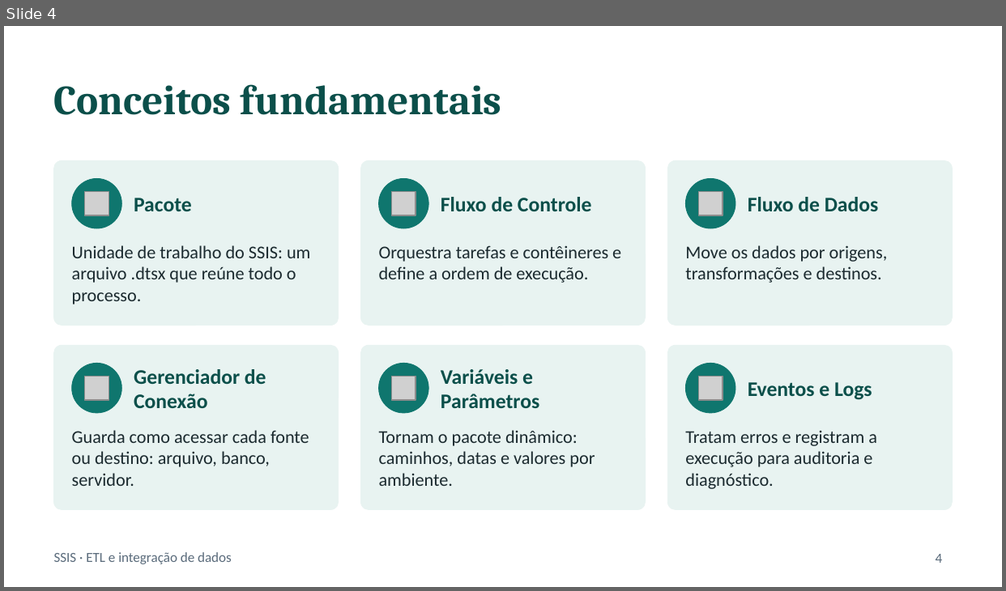
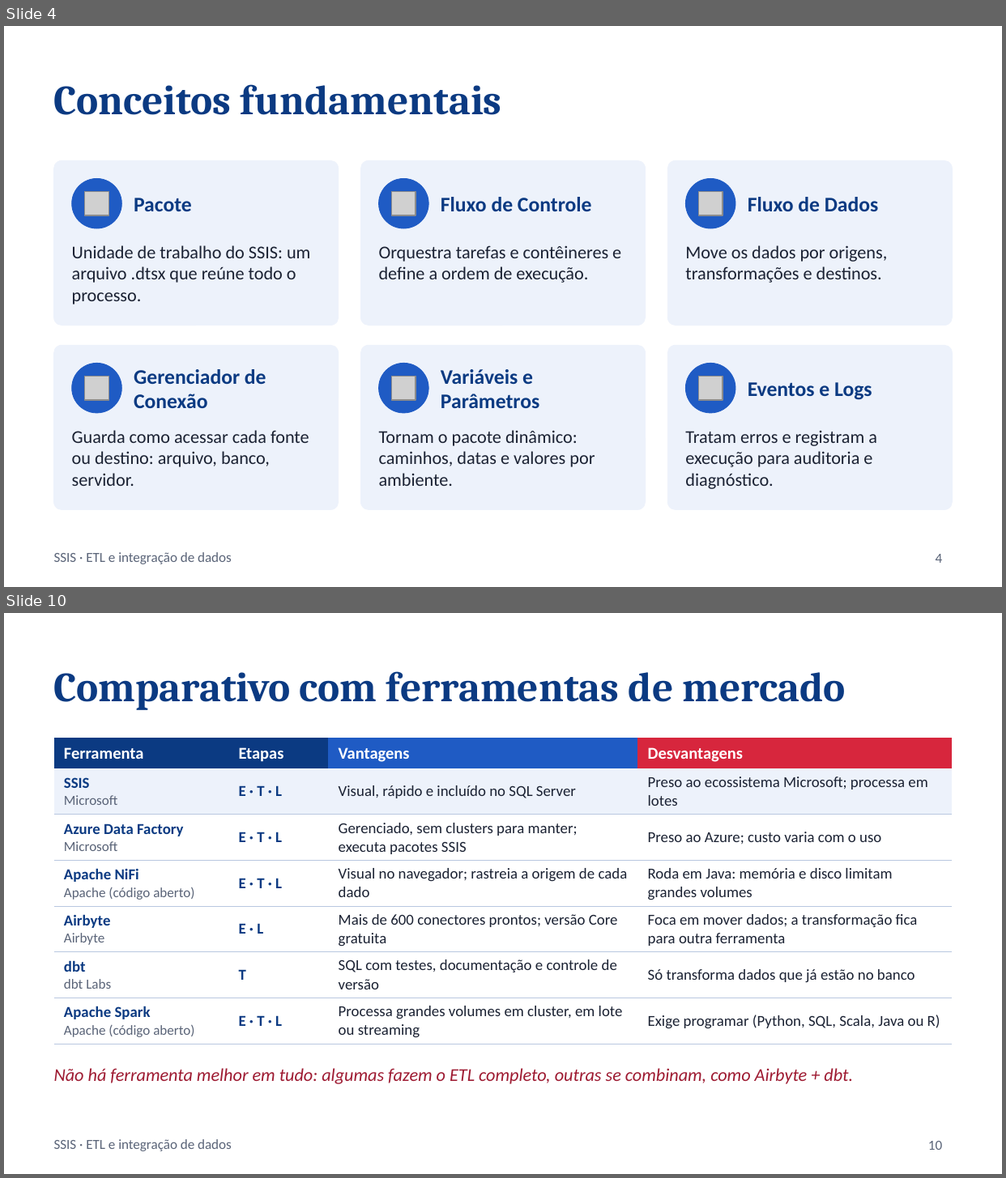
Before and after one commit to Yahnfs/Projeto-de-Analise-e-Fluxo-de-Dados-OLAP-e-ETL, a slide deck: Seminario_SSIS.pptx. Shown one above the other, each under a label of ours: slide 4 before the commit, slides 4 and 10 after it; the slides between them are not shown. The pictures are 1006x591 and 1006x1178 pixels, drawn with LibreOffice and Linux fonts; fonts in the diff are those of the drawing; grey boxes stand for pictures. Boxes give left, top, right and bottom in pixels: in the first picture for what was removed or moved away, otherwise in the second. Text is boxed around its words. In the diff, an @@ line names an element or a change of style, - is before the commit and + after.

Commit message:
Slides: comparativo com outras ferramentas e nova paleta de cores
- Novo slide 10 com tabela comparando SSIS, Azure Data Factory, Apache NiFi,
  Airbyte, dbt e Apache Spark (etapas do ETL, vantagens e desvantagens)
- Paleta trocada para branco, azul e vermelho
- Referências atualizadas com a documentação oficial das ferramentas

```diff
--- a/Seminario_SSIS.pptx
+++ b/Seminario_SSIS.pptx
@@ slide 10 added at [4, 613, 1002, 1174], background #FFFFFF; not listed: 1 template element that a slide beside it also shows @@
@@ title added at [54, 671, 846, 710], 30 pt, text #0B3A82, bold @@
+Comparativo com ferramentas de mercado
@@ table added at [54, 738, 952, 1044], 7 rows, 4 columns @@
+Ferramenta | Etapas | Vantagens | Desvantagens
+SSIS / Microsoft | E · T · L | Visual, rápido e incluído no SQL Server | Preso ao ecossistema Microsoft; processa em lotes
+Azure Data Factory / Microsoft | E · T · L | Gerenciado, sem clusters para manter; executa pacotes SSIS | Preso ao Azure; custo varia com o uso
+Apache NiFi / Apache (código aberto) | E · T · L | Visual no navegador; rastreia a origem de cada dado | Roda em Java: memória e disco limitam grandes volumes
+Airbyte / Airbyte | E · L | Mais de 600 conectores prontos; versão Core gratuita | Foca em mover dados; a transformação fica para outra ferramenta
+dbt / dbt Labs | T | SQL com testes, documentação e controle de versão | Só transforma dados que já estão no banco
+Apache Spark / Apache (código aberto) | E · T · L | Processa grandes volumes em cluster, em lote ou streaming | Exige programar (Python, SQL, Scala, Java ou R)
@@ text added at [54, 1068, 853, 1084], 13 pt, text #9E1B32, italic @@
+Não há ferramenta melhor em tudo: algumas fazem o ETL completo, outras se combinam, como Airbyte + dbt.
@@ page number added at [928, 1141, 942, 1150], 10 pt, text #5A6478 @@
+10
@@ slide 4 changed as well @@
@@ fill #E8F3F1 to #EDF2FB; outline #E8F3F1 0.5 pt to #EDF2FB 0.5 pt in 6 elements at [54, 160, 339, 326], [361, 160, 646, 326], [667, 160, 952, 326], [54, 345, 339, 510], [361, 345, 646, 510], [667, 345, 952, 510] @@
@@ fill #0F766E to #1F5BC4; outline #0F766E 0.5 pt to #1F5BC4 0.5 pt in 6 elements at [72, 178, 121, 228], [378, 178, 428, 228], [685, 178, 735, 228], [72, 363, 121, 413], [378, 363, 428, 413], [685, 363, 735, 413] @@
@@ text colour #0B4F4A to #0B3A82 in 7 elements at [54, 84, 502, 115], [134, 198, 192, 211], [441, 197, 592, 211], [748, 197, 879, 211], [134, 369, 266, 408], [441, 369, 539, 408], [748, 382, 872, 400] @@
```
Also in this commit, not shown: 11 other slides changed.
